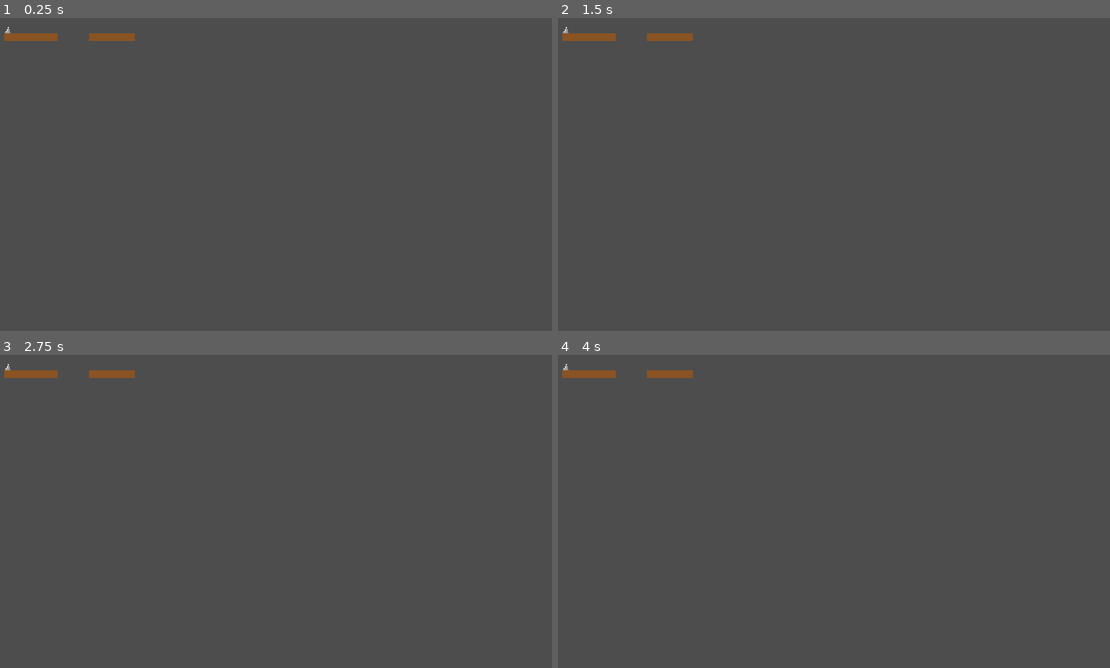
Above: before the commit, frames 1-4 (two rows, left to right).
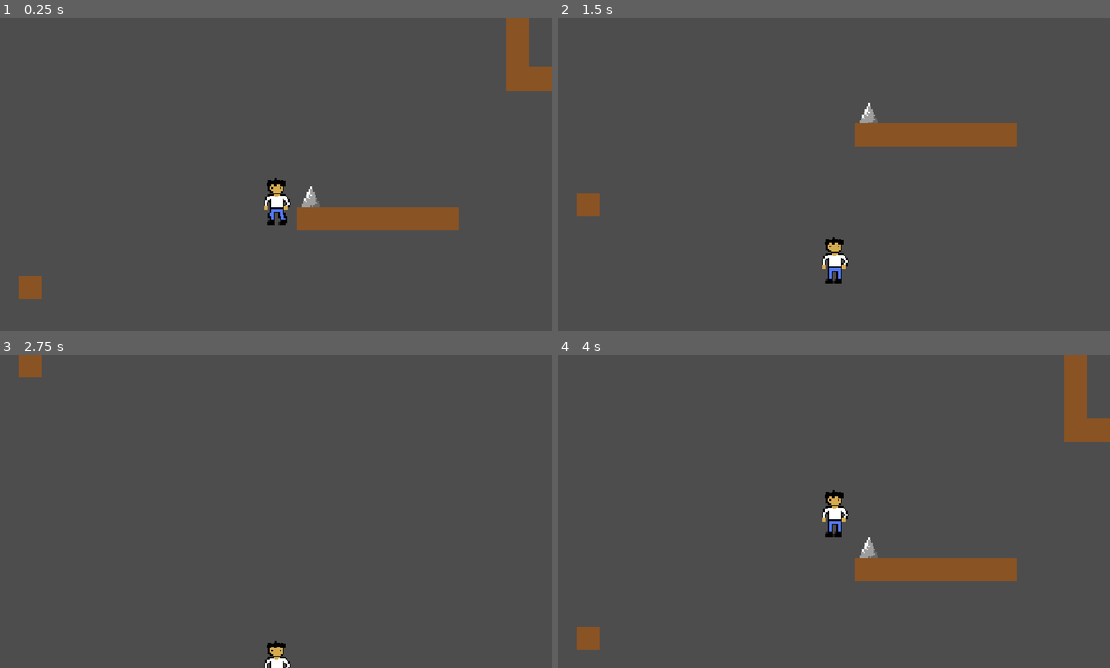
Above: after the commit, the same moments.

Repository: maugasa-art/Get-to-the-End
Game: Godot game, scene res://Scene/game.tscn
Same seed, same stepped clock (60 frames per second), same inputs: the game is played once before the commit and once after it.
Inputs:
- Up to frame 1 (0.25 s): no input
- Up to frame 2 (1.5 s): no input
- Up to frame 3 (2.75 s): no input
- Up to frame 4 (4 s): no input

The runs differ from the first frame. In frame 1, 4.8% of the frame differs, in the area x 0-100%, y 0-90%; in frame 2, 3.5%; in frame 3, 0.8%; in frame 4, 5.0%, in the area x 0-100%, y 0-95%.

Commit message:
lowk re4did work ykwm im so cool

Diff:
--- a/parkour-rage/Scene/game.tscn
+++ b/parkour-rage/Scene/game.tscn
@@ -1,9 +1,9 @@
-[gd_scene load_steps=8 format=4 uid="uid://k713c11rms6m"]
+[gd_scene format=4 uid="uid://k713c11rms6m"]
 
-[ext_resource type="Texture2D" uid="uid://o00xt0flov7j" path="res://Assets/New Piskel-1.png.png" id="1_w51g1"]
-
+[ext_resource type="Texture2D" uid="uid://ncjn63wxmapf" path="res://Assets/New Piskel-1.png.png" id="1_w51g1"]
 [ext_resource type="PackedScene" uid="uid://d0kgp4ifqjaeu" path="res://killzone.tscn" id="3_4jv7b"]
 [ext_resource type="PackedScene" uid="uid://ca2ei8iwfxp81" path="res://spike.tscn" id="4_03iqk"]
+[ext_resource type="PackedScene" uid="uid://bql1d04gpain0" path="res://player.tscn" id="4_ihreq"]
 
 [sub_resource type="WorldBoundaryShape2D" id="WorldBoundaryShape2D_82oti"]
 distance = -279.008
@@ -23,31 +23,31 @@
 physics_layer_0/collision_layer = 1
 sources/0 = SubResource("TileSetAtlasSource_03iqk")
 
-[node name="Game" type="Node2D"]
+[node name="Game" type="Node2D" unique_id=476394925]
 
-[node name="Boundaries" type="Node2D" parent="."]
+[node name="Boundaries" type="Node2D" parent="." unique_id=1439114048]
 
-[node name="Side_Boundary" type="StaticBody2D" parent="Boundaries"]
+[node name="Side_Boundary" type="StaticBody2D" parent="Boundaries" unique_id=357486599]
 
-[node name="CollisionShape2D" type="CollisionShape2D" parent="Boundaries/Side_Boundary"]
+[node name="CollisionShape2D" type="CollisionShape2D" parent="Boundaries/Side_Boundary" unique_id=79289217]
 position = Vector2(-1, 8)
 rotation = 1.56788
 shape = SubResource("WorldBoundaryShape2D_82oti")
 
-[node name="TileMapLayer" type="TileMapLayer" parent="."]
+[node name="TileMapLayer" type="TileMapLayer" parent="." unique_id=1899705383]
 tile_map_data = PackedByteArray("AAABAAIAAAAAAAAAAAACAAIAAAAAAAAAAAADAAIAAAAAAAAAAAAEAAIAAAAAAAAAAAAFAAIAAAAAAAAAAAAGAA …(1040 unchanged characters)…
 tile_set = SubResource("TileSet_82oti")
 
-
-
-[node name="Killzone" parent="." instance=ExtResource("3_4jv7b")]
+[node name="Killzone" parent="." unique_id=1870026814 instance=ExtResource("3_4jv7b")]
 position = Vector2(25, 20)
 collision_layer = 3
 collision_mask = 3
 
-[node name="CollisionShape2D" type="CollisionShape2D" parent="Killzone"]
+[node name="CollisionShape2D" type="CollisionShape2D" parent="Killzone" unique_id=129817411]
 position = Vector2(108, 137)
 shape = SubResource("WorldBoundaryShape2D_82oti")
 
-[node name="Spike" parent="." instance=ExtResource("4_03iqk")]
+[node name="Spike" parent="." unique_id=226870118 instance=ExtResource("4_03iqk")]
 position = Vector2(24, 25)
+
+[node name="Player" parent="." unique_id=1513668706 instance=ExtResource("4_ihreq")]
--- /dev/null
+++ b/parkour-rage/player.tscn
@@ -0,0 +1,117 @@
+[gd_scene format=3 uid="uid://bql1d04gpain0"]
+
+[ext_resource type="Texture2D" uid="uid://b28cleycbmhi" path="res://Assets/New Piskel.png" id="1_4flbx"]
+
+[sub_resource type="GDScript" id="GDScript_1jxqw"]
+script/source = "extends CharacterBody2D
+
+@onready var sprite: AnimatedSprite2D = $AnimatedSprite2D
+
+const SPEED = 300.0
+const JUMP_VELOCITY = -400.0
+
+
+func _physics_process(delta: float) -> void:
+	# Add the gravity.
+	if not is_on_floor():
+		velocity += get_gravity() * delta
+
+	# Handle jump.
+	if Input.is_action_just_pressed(\"jump\") and is_on_floor():
+		velocity.y = JUMP_VELOCITY
+
+	# Get the input direction and handle the movement/deceleration.
+	# As good practice, you should replace UI actions with custom gameplay actions.
+	var direction := Input.get_axis(\"left\", \"right\")
+	if direction:
+		velocity.x = direction * SPEED
+
+		if direction > 0:
+			sprite.flip_h = false
+		else:
+			sprite.flip_h = true
+
+		sprite.play(\"walk\")
+
+
+	else:
+		velocity.x = move_toward(velocity.x, 0, SPEED)
+		sprite.play(\"idle\")
+
+	move_and_slide()
+"
+
+[sub_resource type="AtlasTexture" id="AtlasTexture_4flbx"]
+atlas = ExtResource("1_4flbx")
+region = Rect2(0, 64, 32, 32)
+
+[sub_resource type="AtlasTexture" id="AtlasTexture_2hs0m"]
+atlas = ExtResource("1_4flbx")
+region = Rect2(0, 0, 32, 32)
+
+[sub_resource type="AtlasTexture" id="AtlasTexture_onrkg"]
+atlas = ExtResource("1_4flbx")
+region = Rect2(0, 32, 32, 32)
+
+[sub_resource type="AtlasTexture" id="AtlasTexture_i3pqv"]
+atlas = ExtResource("1_4flbx")
+region = Rect2(0, 0, 32, 32)
+
+[sub_resource type="AtlasTexture" id="AtlasTexture_hqtel"]
+atlas = ExtResource("1_4flbx")
+region = Rect2(32, 0, 32, 32)
+
+[sub_resource type="AtlasTexture" id="AtlasTexture_sweqy"]
+atlas = ExtResource("1_4flbx")
+region = Rect2(32, 32, 32, 32)
+
+[sub_resource type="SpriteFrames" id="SpriteFrames_82oti"]
+animations = [{
+"frames": [{
+"duration": 1.0,
+"texture": SubResource("AtlasTexture_4flbx")
+}, {
+"duration": 1.0,
+"texture": SubResource("AtlasTexture_2hs0m")
+}],
+"loop": 1,
+"name": &"idle",
+"speed": 5.0
+}, {
+"frames": [{
+"duration": 1.0,
+"texture": SubResource("AtlasTexture_onrkg")
+}, {
+"duration": 1.0,
+"texture": SubResource("AtlasTexture_i3pqv")
+}, {
+"duration": 1.0,
+"texture": SubResource("AtlasTexture_hqtel")
+}, {
+"duration": 1.0,
+"texture": SubResource("AtlasTexture_sweqy")
+}],
+"loop": 1,
+"name": &"walk",
+"speed": 6.0
+}]
+
+[sub_resource type="CapsuleShape2D" id="CapsuleShape2D_82oti"]
+
+[node name="Player" type="CharacterBody2D" unique_id=1513668706]
+script = SubResource("GDScript_1jxqw")
+
+[node name="AnimatedSprite2D" type="AnimatedSprite2D" parent="." unique_id=547234693]
+sprite_frames = SubResource("SpriteFrames_82oti")
+animation = &"walk"
+autoplay = "idle"
+frame_progress = 0.4493677
+
+[node name="CollisionShape2D" type="CollisionShape2D" parent="." unique_id=1168911786]
+position = Vector2(2, 0)
+shape = SubResource("CapsuleShape2D_82oti")
+
+[node name="Camera2D" type="Camera2D" parent="." unique_id=124005473]
+z_index = 5
+zoom = Vector2(3, 3)
+position_smoothing_enabled = true
--- a/parkour-rage/project.godot
+++ b/parkour-rage/project.godot
@@ -29,20 +29,17 @@
 left={
 "deadzone": 0.2,
 "events": [Object(InputEventKey,"resource_local_to_scene":false,"resource_name":"","device":-1,"window_id":0,"alt_press …(191 unchanged characters)…
-, Object(InputEventKey,"resource_local_to_scene":false,"resource_name":"","device":-1,"window_id":0,"alt_pressed":false,"shift_pressed":false,"ctrl_pressed":false,"meta_pressed":false,"pressed":false,"keycode":0,"physical_keycode":4194319,"key_label":0,"unicode":0,"location":0,"echo":false,"script":null)
 ]
 }
 right={
 "deadzone": 0.2,
 "events": [Object(InputEventKey,"resource_local_to_scene":false,"resource_name":"","device":-1,"window_id":0,"alt_press …(192 unchanged characters)…
-, Object(InputEventKey,"resource_local_to_scene":false,"resource_name":"","device":-1,"window_id":0,"alt_pressed":false,"shift_pressed":false,"ctrl_pressed":false,"meta_pressed":false,"pressed":false,"keycode":0,"physical_keycode":4194321,"key_label":0,"unicode":0,"location":0,"echo":false,"script":null)
 ]
 }
 jump={
 "deadzone": 0.2,
 "events": [Object(InputEventKey,"resource_local_to_scene":false,"resource_name":"","device":-1,"window_id":0,"alt_press …(192 unchanged characters)…
 , Object(InputEventKey,"resource_local_to_scene":false,"resource_name":"","device":-1,"window_id":0,"alt_pressed":false …(182 unchanged characters)…
-, Object(InputEventKey,"resource_local_to_scene":false,"resource_name":"","device":-1,"window_id":0,"alt_pressed":false,"shift_pressed":false,"ctrl_pressed":false,"meta_pressed":false,"pressed":false,"keycode":0,"physical_keycode":4194320,"key_label":0,"unicode":0,"location":0,"echo":false,"script":null)
 ]
 }
 
